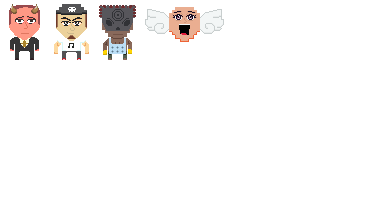
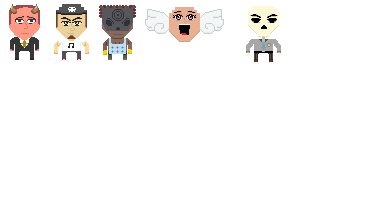
Two versions of the same layered image (384x208). Layer-by-layer changes:
added layer "Caronte" above "DanielDanse" over [246, 6, 281, 62]
painted on "Paco" over [102, 29, 133, 37]
painted on "Angelo" over [108, 31, 200, 42]
